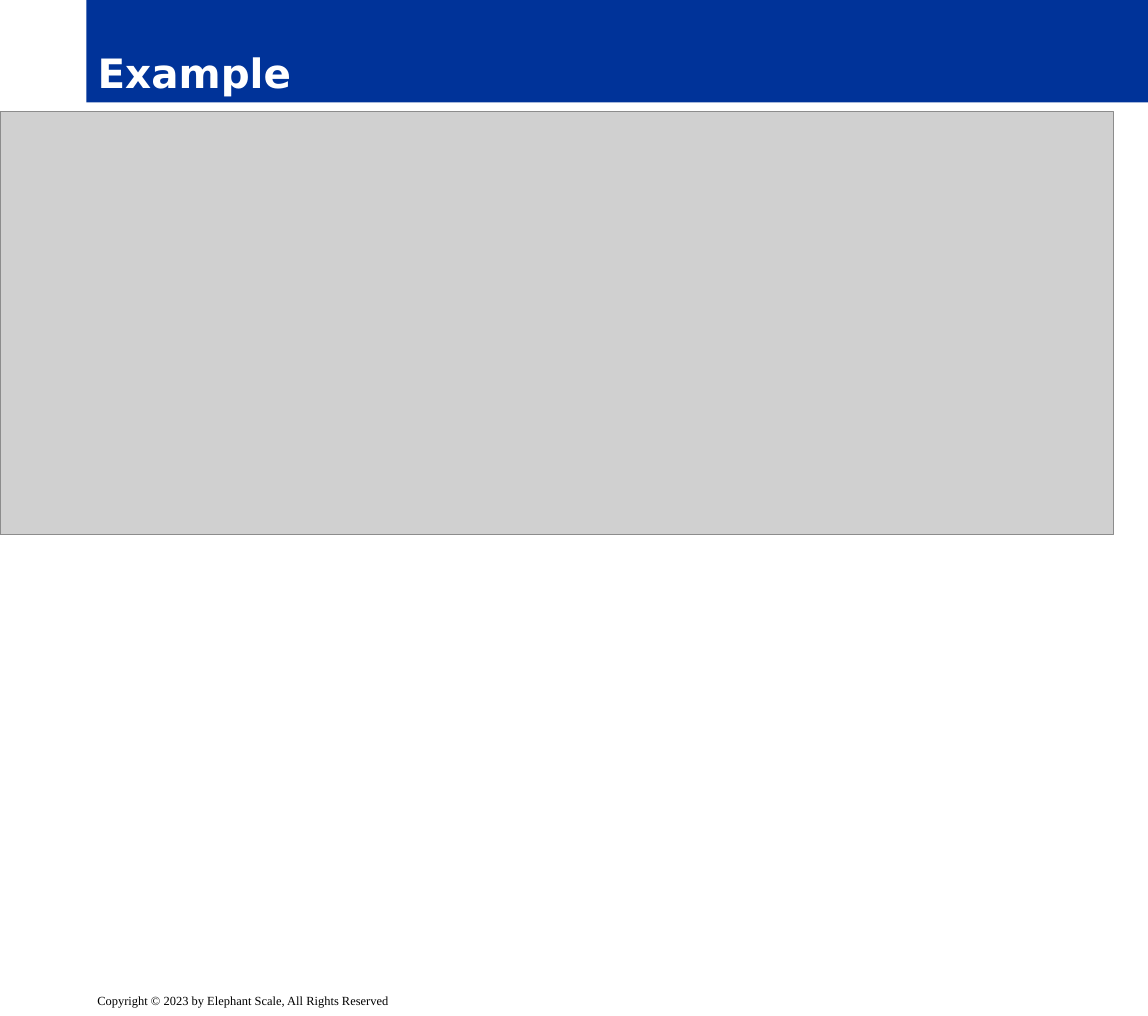
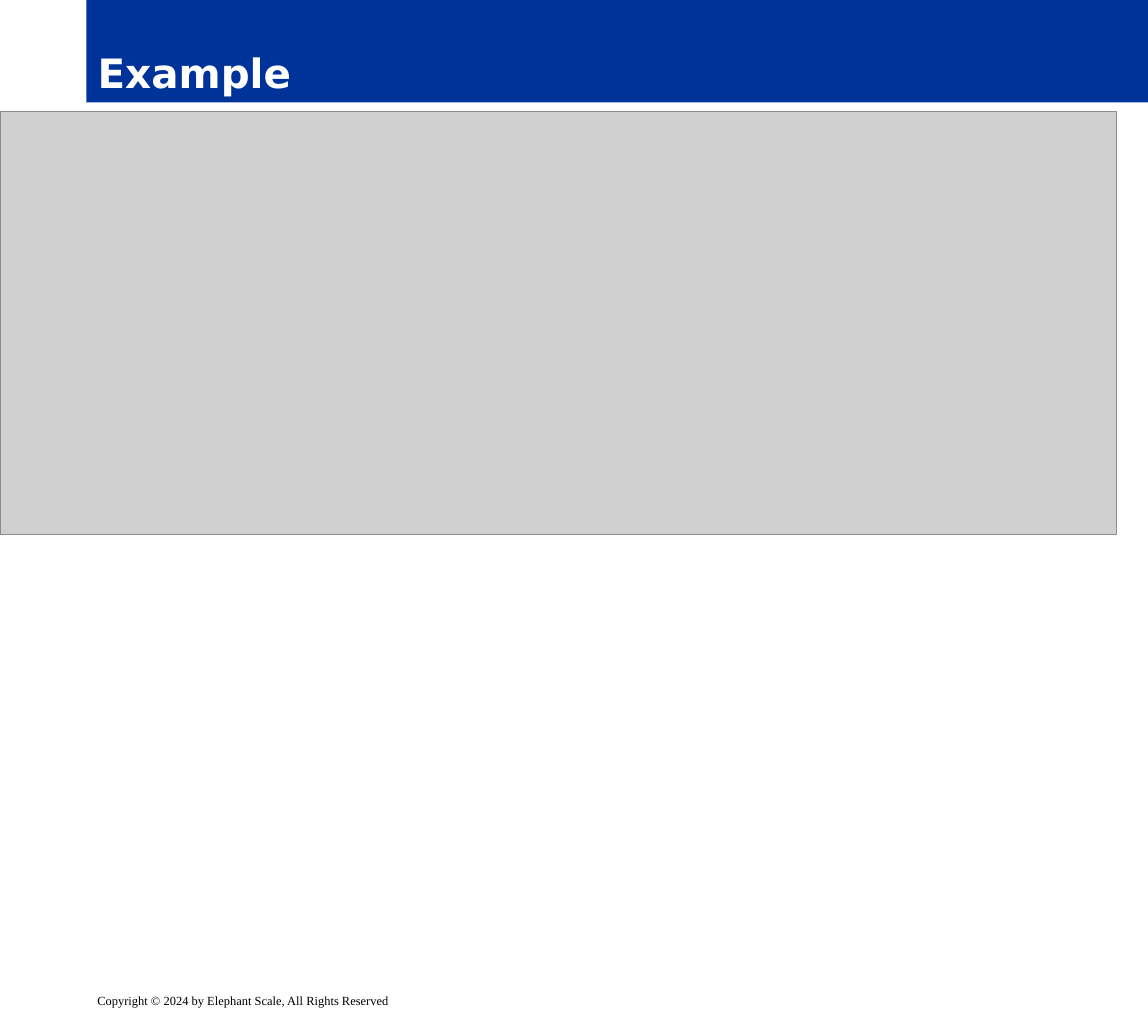
Before and after one commit to elephantscale/es-training-new, a slide deck: slide 17 of ansible/slides/assembly.out/02__ansible-basic.pptx. Drawn at 1148x1016 pixels with LibreOffice and Linux fonts; fonts in the diff are those of the drawing; grey boxes stand for pictures; background and template pictures are left out. Boxes give left, top, right and bottom in pixels: in the first picture for what was removed or moved away, otherwise in the second. Text is boxed around its words. In the diff, an @@ line names an element or a change of style, - is before the commit and + after.

```diff
--- a/ansible/slides/assembly.out/02__ansible-basic.pptx
+++ b/ansible/slides/assembly.out/02__ansible-basic.pptx
@@ picture: place and size @@
-picture at bbox=[0, 112, 1113, 535]
+picture at bbox=[0, 112, 1117, 535]
@@ text at bbox=[97, 996, 388, 1008]: text changed @@
-Copyright © 2023 by Elephant Scale, All Rights Reserved
+Copyright © 2024 by Elephant Scale, All Rights Reserved
```
Also in this commit, not shown: 25 other slides changed, 3 other files.
